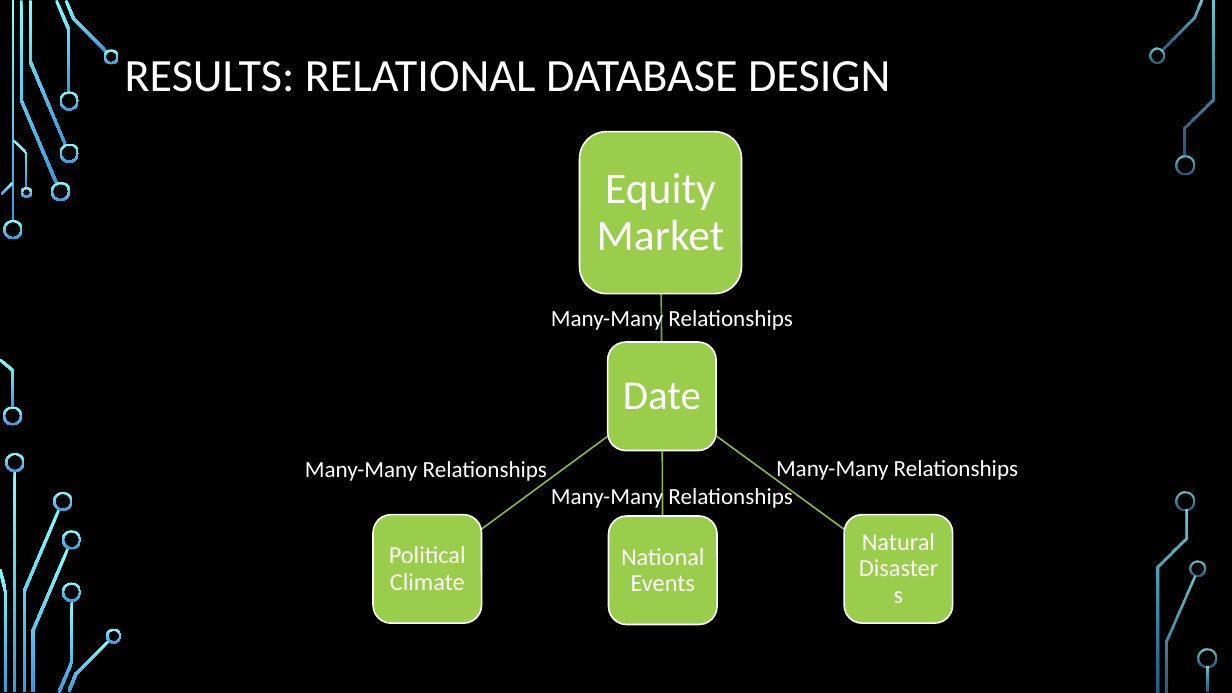
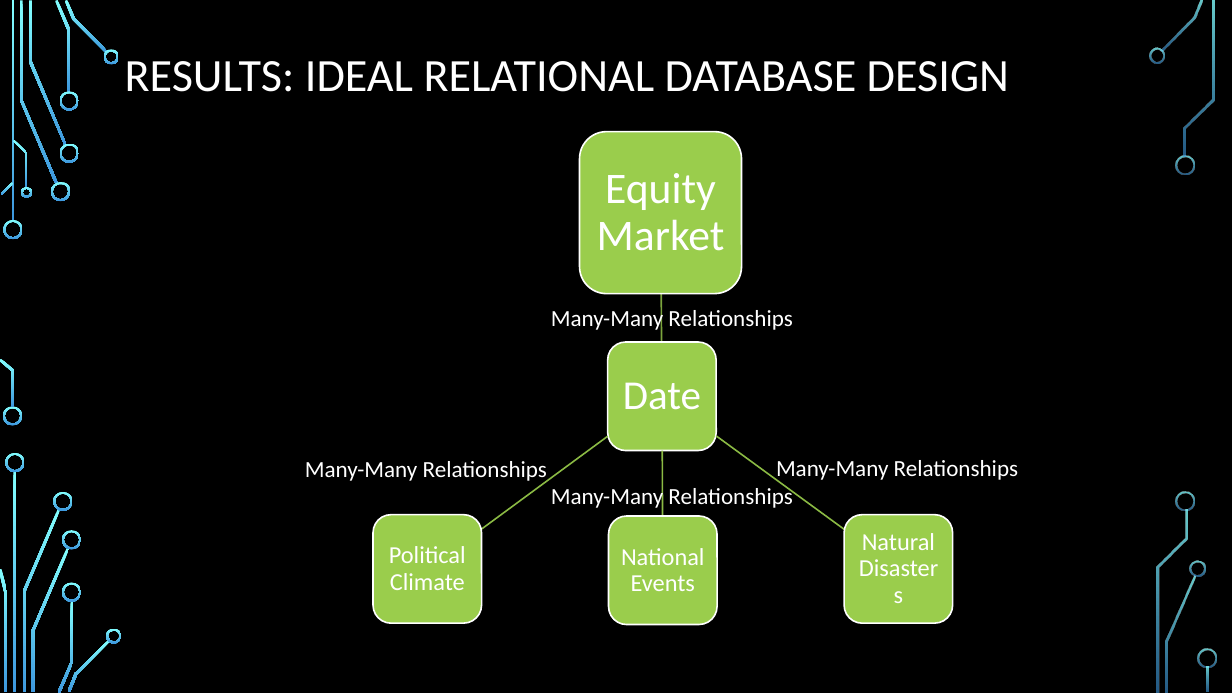
Before and after one commit to djserna/7330-Group-Project, a slide deck: slide 14 of Presentation/MSDS_7330_Group_Project_Presentation.pptx. Drawn at 1232x693 pixels with LibreOffice and Linux fonts; fonts in the diff are those of the drawing; background and template pictures are left out. Boxes give left, top, right and bottom in pixels: in the first picture for what was removed or moved away, otherwise in the second. Text is boxed around its words. In the diff, an @@ line names an element or a change of style, - is before the commit and + after.

```diff
--- a/Presentation/MSDS_7330_Group_Project_Presentation.pptx
+++ b/Presentation/MSDS_7330_Group_Project_Presentation.pptx
@@ title at (x1=125, y1=61, x2=1009, y2=92): text changed @@
-RESULTS: RELATIONAL DATABASE DESIGN
+RESULTS: IDEAL RELATIONAL DATABASE DESIGN
```
Also in this commit, not shown: 5 other slides changed, 1 slide added.
